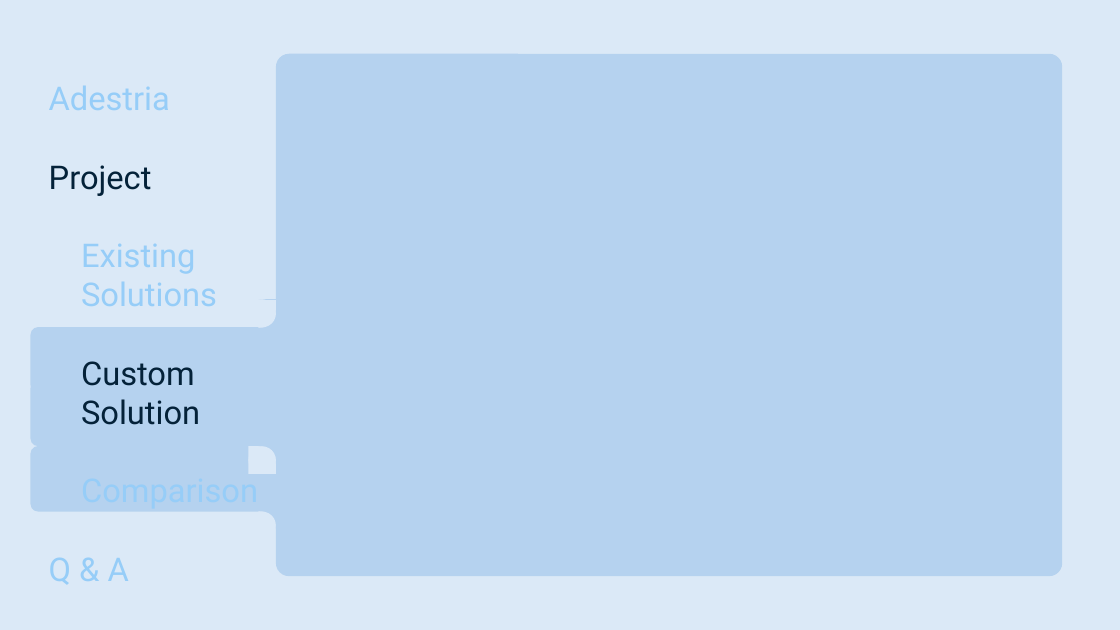
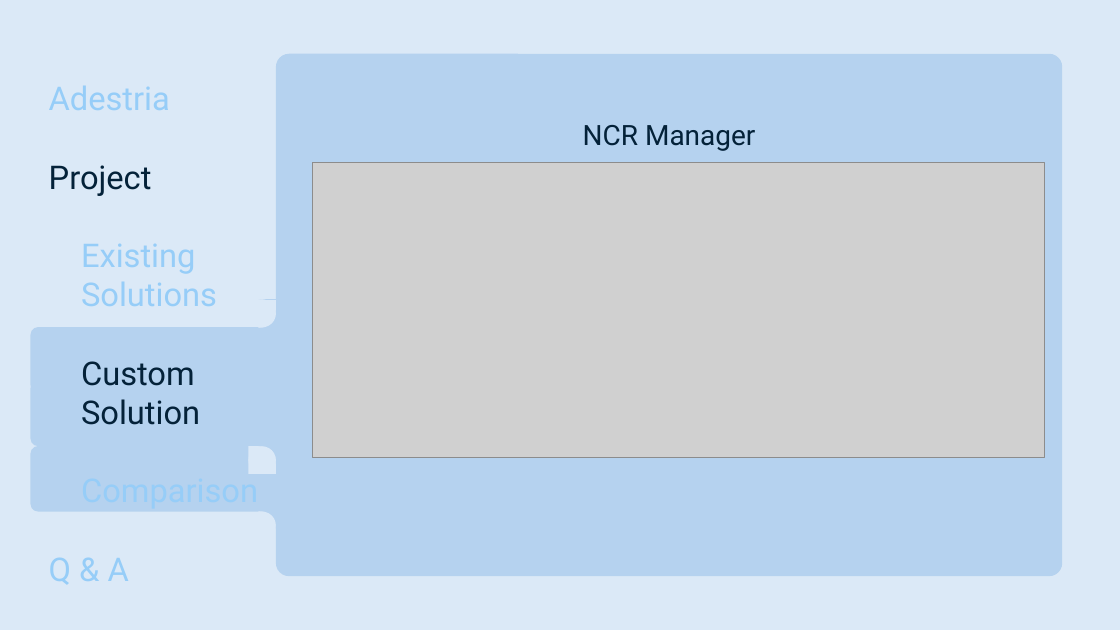
Before and after one commit to smutrux/prog1180, a slide deck: slide 13 of Deliverables/Presentation1.pptx. Drawn at 1120x630 pixels with LibreOffice and Linux fonts; fonts in the diff are those of the drawing; grey boxes stand for pictures. Boxes give left, top, right and bottom in pixels: in the first picture for what was removed or moved away, otherwise in the second. Text is boxed around its words. In the diff, an @@ line names an element or a change of style, - is before the commit and + after.

```diff
--- a/Deliverables/Presentation1.pptx
+++ b/Deliverables/Presentation1.pptx
@@ text added at bbox=[583, 125, 755, 151], 24 pt, text #042239 @@
+NCR Manager
@@ picture added at bbox=[313, 163, 1044, 458] @@
```
Also in this commit, not shown: 2 other slides changed, 1 slide removed.
